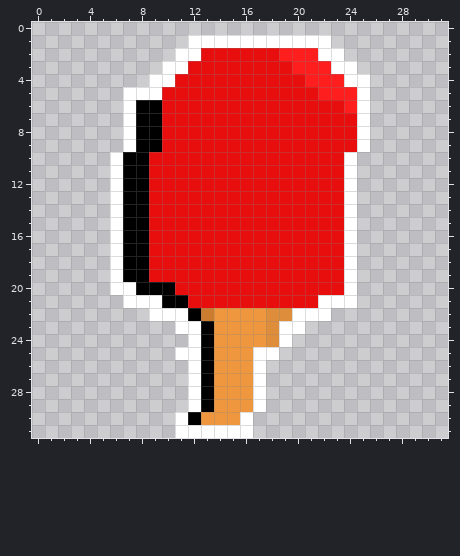
Pixel-art sprite, stored at assets/sprites/player/player_racket2.png. The first picture shows the starting point.
The file is 96x96 pixels, drawn in blocks of 3x3; one block is one cell here. Colours within 5 levels of each other are drawn and written as one.
New version:
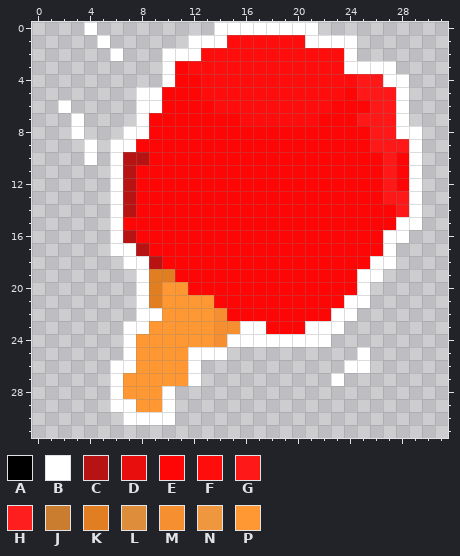
Palette (. is transparent): A #000000  B #ffffff  C #b81313  D #e90e0e  E #ff0606  F #ff0d0d  G #ff1818  H #fe1e1e  J #ca7d2e  K #e17e21  L #de8e3b  M #f68f30  N #ef973e  P #ff9833
The author wrote: Mudança nos sprites do player
What changed:
Changed rows in their new state; - is an unchanged pixel.
first column x 2:
 0 --B---------BBBBBBBB--------
 1 ---B---------FFFFFF--BB-----
 2 ----B---B--FFFFFFFFFFFB-----
 3 ---------EFFFFFFFFFFFF-BBB--
 4 -------.-EEFFFFFFFFFFFFGGBB-
 5 -----.--EEEFFFFFFFFFFFEGGGB-
 6 B----.BBEEEEFFFFFFFFFEEEGGB-
 7 -B---.BEEEEEEEFFFFFFEEEGGGB-
 8 -B----BEEEEEEEEEEEEEEEEEGGBB
 9 --B-B-EEEEEEEEEEEEEEEEEEGGGB
10 --B--CCEEEEEEEEEEEEEEEEEEGEB
11 -----CEEEEEEEEEEEEEEEEEEEGEB
12 -----CEEEEEEEEEEEEEEEEEEEGEB
13 -----CEEEEEEEEEEEEEEEEEEEGGB
14 -----CEEEEEEEEEEEEEEEEEEEEGB
15 -----EEEEEEEEEEEEEEEEEEEEEBB
16 -----CEEEEEEEEEEEEEEEEEEEBB-
17 -----BCEEEEEEEEEEEEEEEEEEB--
18 ----.BBCEEEEEEEEEEEEEEEEBB--
19 ----..BKKEEEEEEEEEEEEEEBB---
20 ----..BKPPEEEEEEEEEEEEEB----
21 -----.-KPPPPEEEEEEEEEE-B----
22 ------B-PPPPMEEEEEEEEBB-----
23 -----BBPPPPPMMBBEEEBBB------
24 -----BPPPPPPMBBBB-BBB-------
25 -----BPPPP-BB....------B----
26 ----BBPPPP-.....------BB----
27 ----BPPPPP-.....-----B------
28 ----BPPPB-......------------
29 ----BBPPB-......------------
30 -----BBBB......-------------
31 ---------......-------------
